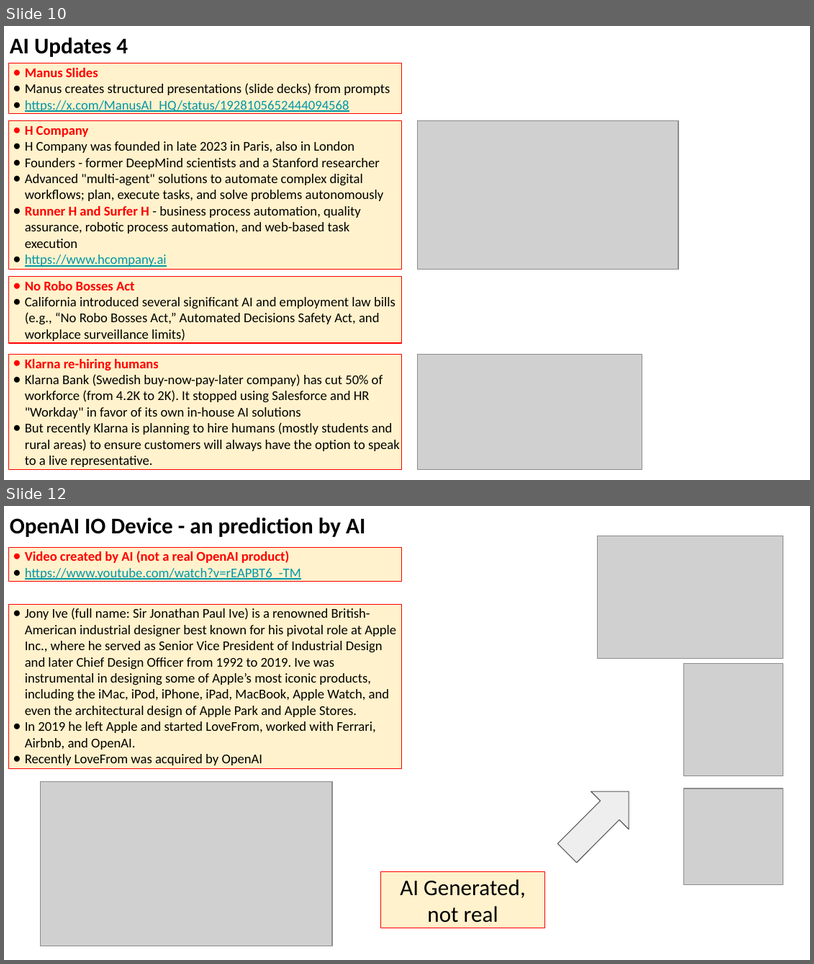
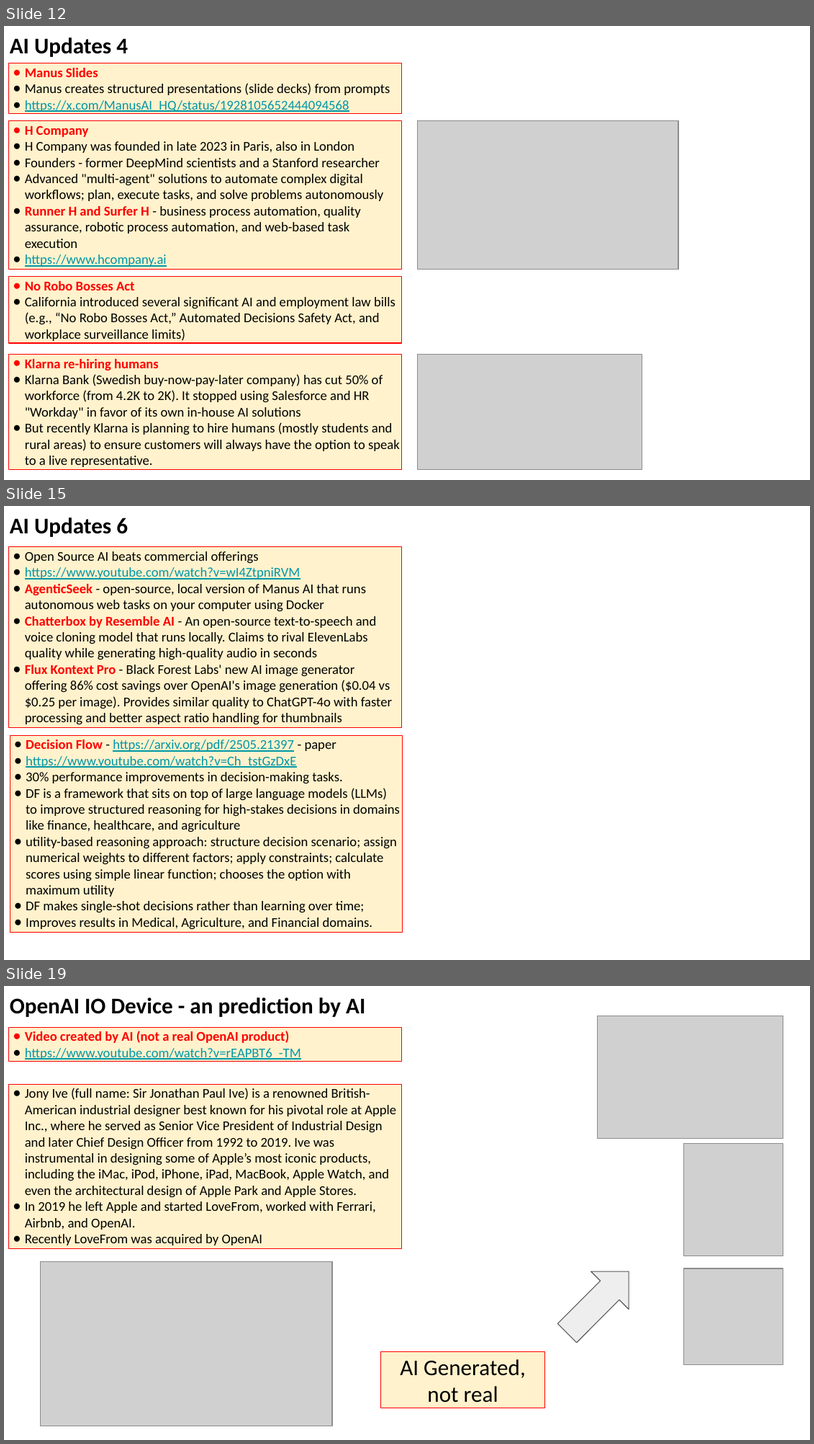
Before and after one commit to lselector/seminar, a slide deck: 2025/2025-06-06-AI-Updates.pptx. Shown one above the other, each under a label of ours: slides 10 and 12 before the commit, slides 12, 15 and 19 after it; the slides between them are not shown. The pictures are 814x964 and 814x1444 pixels, drawn with LibreOffice and Linux fonts; fonts in the diff are those of the drawing; grey boxes stand for pictures. Boxes give left, top, right and bottom in pixels: in the first picture for what was removed or moved away, otherwise in the second. Text is boxed around its words. In the diff, an @@ line names an element or a change of style, - is before the commit and + after.

```diff
--- a/2025/2025-06-06-AI-Updates.pptx
+++ b/2025/2025-06-06-AI-Updates.pptx
@@ slide 15 added at (x1=4, y1=506, x2=810, y2=960), background #FFFFFF @@
@@ text added at (x1=10, y1=518, x2=128, y2=537), 20 pt, text #000000, bold @@
+AI Updates 6
@@ rectangle added at (x1=9, y1=547, x2=401, y2=728), fill #FFF2CC, outline #FF0000 0.75 pt, 12 pt, text #000000 @@
+● Open Source AI beats commercial offerings
+● https://www.youtube.com/watch?v=wI4ZtpniRVM
+● AgenticSeek - open-source, local version of Manus AI that runs autonomous web tasks on your computer using Docker
+● Chatterbox by Resemble AI - An open-source text-to-speech and voice cloning model that runs locally. Claims to rival ElevenLabs quality while generating high-quality audio in seconds
+● Flux Kontext Pro - Black Forest Labs' new AI image generator offering 86% cost savings over OpenAI's image generation ($0.04 vs $0.25 per image). Provides similar quality to ChatGPT-4o with faster processing and better aspect ratio handling for thumbnails
@@ rectangle added at (x1=10, y1=735, x2=402, y2=932), fill #FFF2CC, outline #FF0000 0.75 pt, 12 pt, text #000000 @@
+● Decision Flow - https://arxiv.org/pdf/2505.21397 - paper
+● https://www.youtube.com/watch?v=Ch_tstGzDxE
+● 30% performance improvements in decision-making tasks.
+● DF is a framework that sits on top of large language models (LLMs) to improve structured reasoning for high-stakes decisions in domains like finance, healthcare, and agriculture
+● utility-based reasoning approach: structure decision scenario; assign numerical weights to different factors; apply constraints; calculate scores using simple linear function; chooses the option with maximum utility
+● DF makes single-shot decisions rather than learning over time;
+● Improves results in Medical, Agriculture, and Financial domains.
@@ what was slide 10 is now slide 12 @@
@@ what was slide 12 is now slide 19 @@
```
Also in this commit, not shown: 7 slides changed, 7 other slides added.
